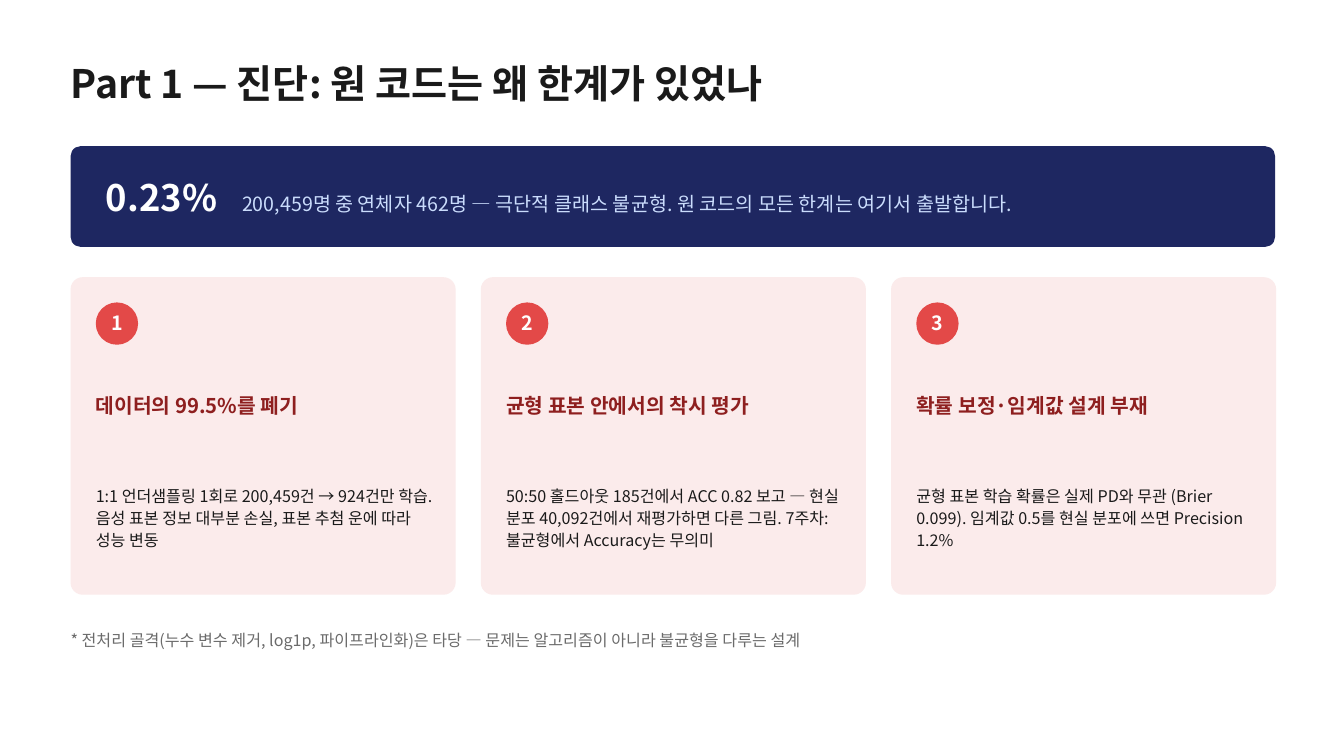
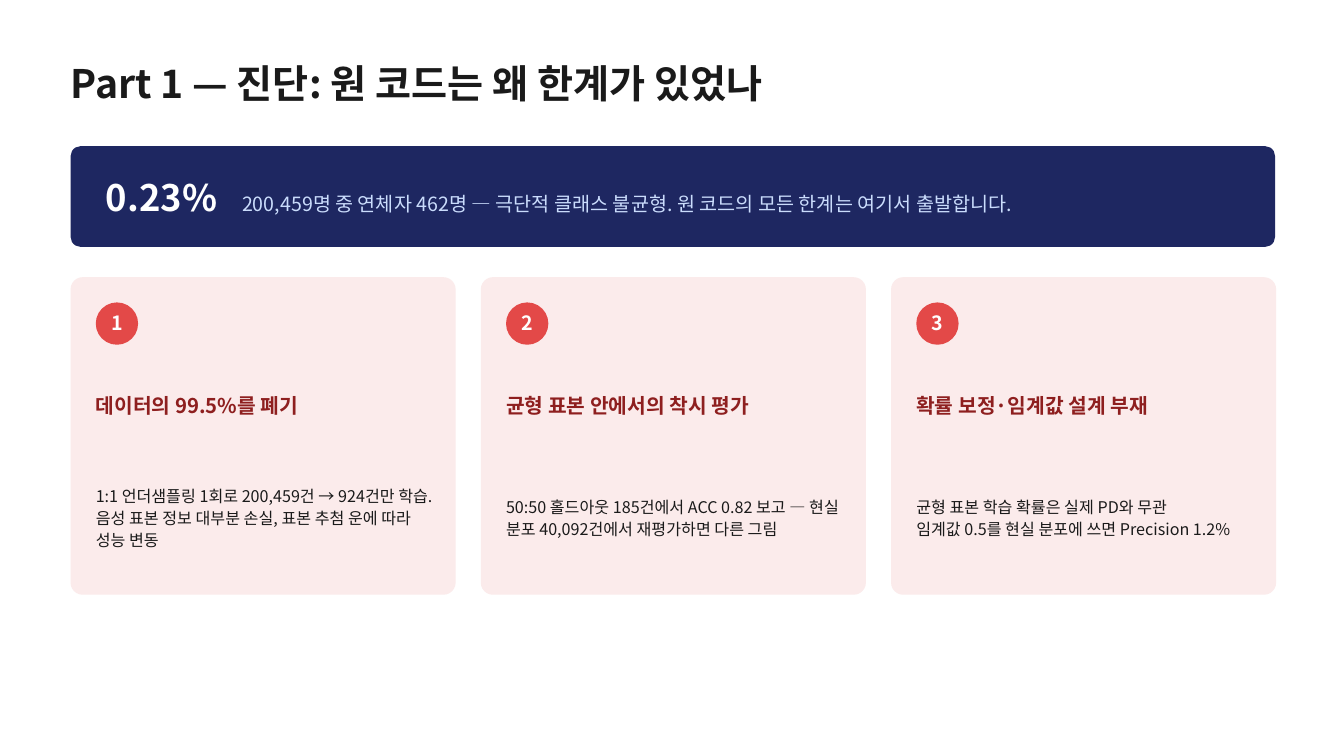
Before and after one commit to gwpark-dev/credit-explainer, a slide deck: slide 3 of CreditExplainer_발표자료_박건우.pptx. Drawn at 1344x756 pixels with LibreOffice and Linux fonts; fonts in the diff are those of the drawing. Boxes give left, top, right and bottom in pixels: in the first picture for what was removed or moved away, otherwise in the second. Text is boxed around its words. In the diff, an @@ line names an element or a change of style, - is before the commit and + after.

```diff
--- a/CreditExplainer_발표자료_박건우.pptx
+++ b/CreditExplainer_발표자료_박건우.pptx
@@ text at [506,499,839,538]: text changed @@
-50:50 홀드아웃 185건에서 ACC 0.82 보고 — 현실 분포 40,092건에서 재평가하면 다른 그림. 7주차: 불균형에서 Accuracy는 무의미
+50:50 홀드아웃 185건에서 ACC 0.82 보고 — 현실 분포 40,092건에서 재평가하면 다른 그림
@@ text at [916,499,1230,537]: text changed @@
-균형 표본 학습 확률은 실제 PD와 무관 (Brier 0.099). 임계값 0.5를 현실 분포에 쓰면 Precision 1.2%
+균형 표본 학습 확률은 실제 PD와 무관
+임계값 0.5를 현실 분포에 쓰면 Precision 1.2%
@@ text removed at [82,632,801,650] @@
-* 전처리 골격(누수 변수 제거, log1p, 파이프라인화)은 타당 — 문제는 알고리즘이 아니라 불균형을 다루는 설계
```
Also in this commit, not shown: 5 other slides changed, 3 slides removed, 4 other files.
